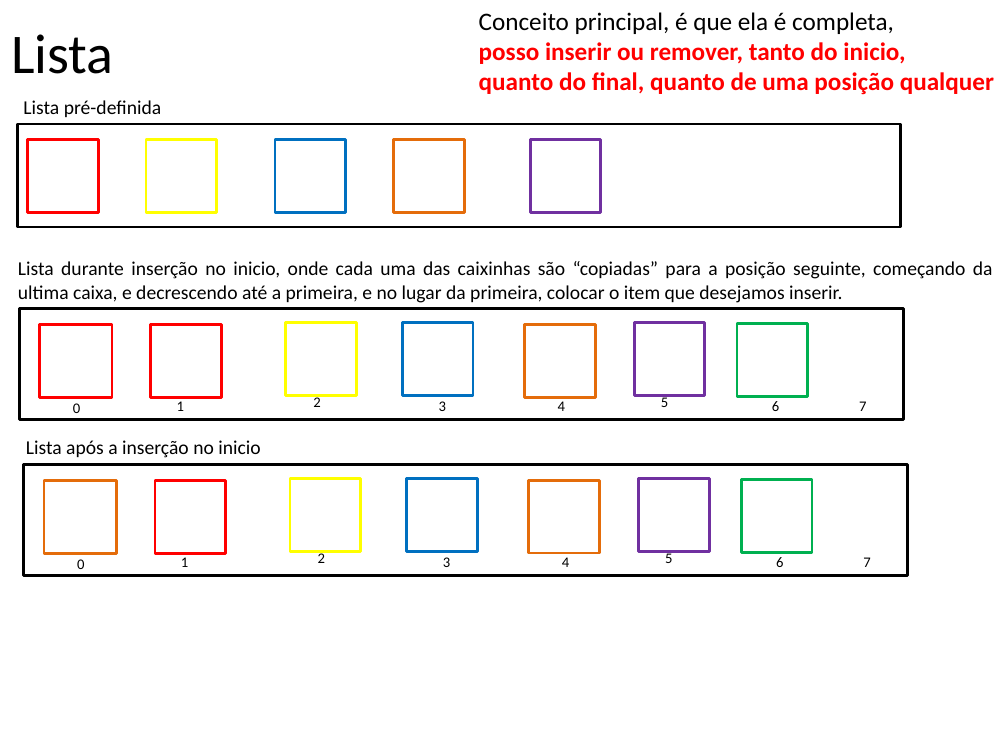
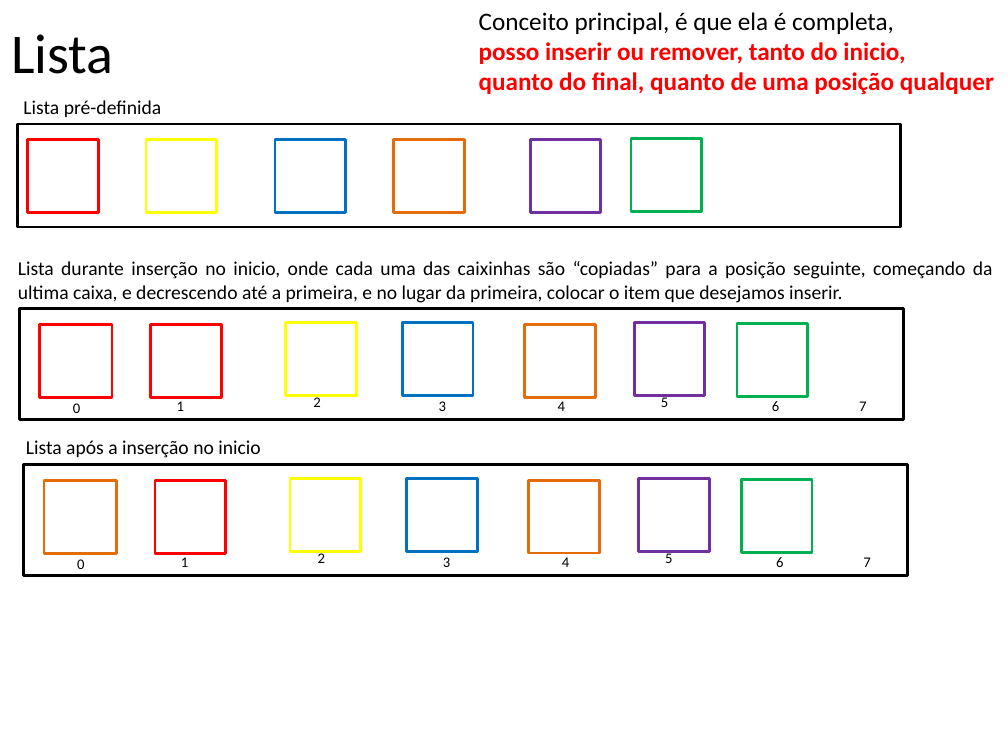
Before and after one commit to gKaicon/Monitoria_AEDs1_2023.2, a slide deck: slide 4 of Revisão Prova 2/Fila, Pilha e Lista.pptx. Drawn at 1008x756 pixels with LibreOffice and Linux fonts; fonts in the diff are those of the drawing. Boxes give left, top, right and bottom in pixels: in the first picture for what was removed or moved away, otherwise in the second. Text is boxed around its words. In the diff, an @@ line names an element or a change of style, - is before the commit and + after.

```diff
--- a/Revisão Prova 2/Fila, Pilha e Lista.pptx
+++ b/Revisão Prova 2/Fila, Pilha e Lista.pptx
@@ rectangle added at (x1=631, y1=138, x2=702, y2=211), outline #00B050 2 pt @@
```
Also in this commit, not shown: 5 other files.
